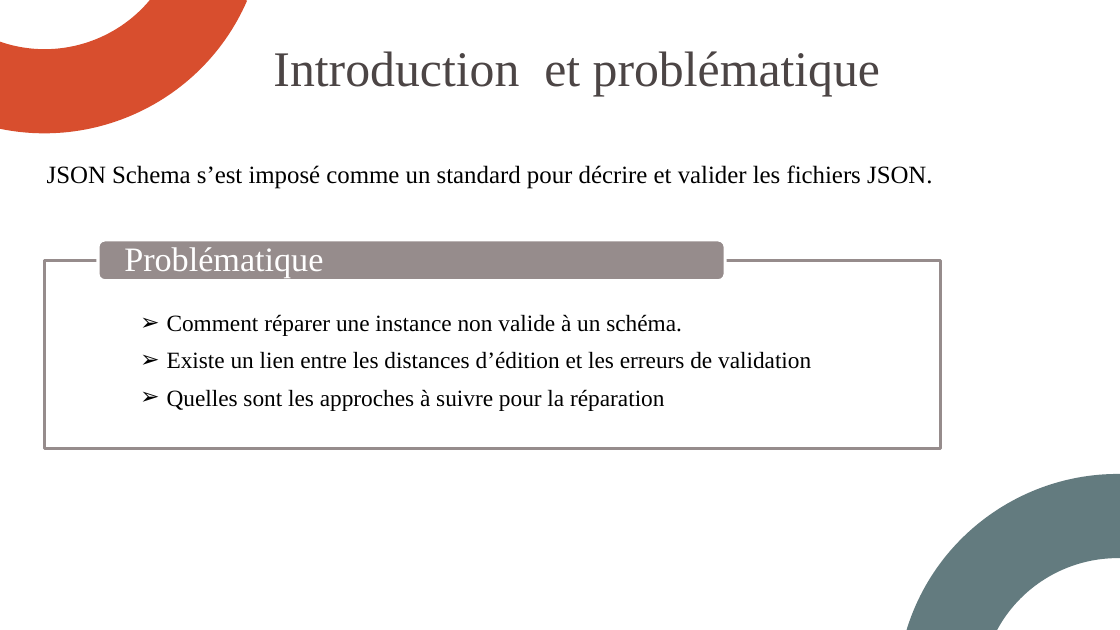
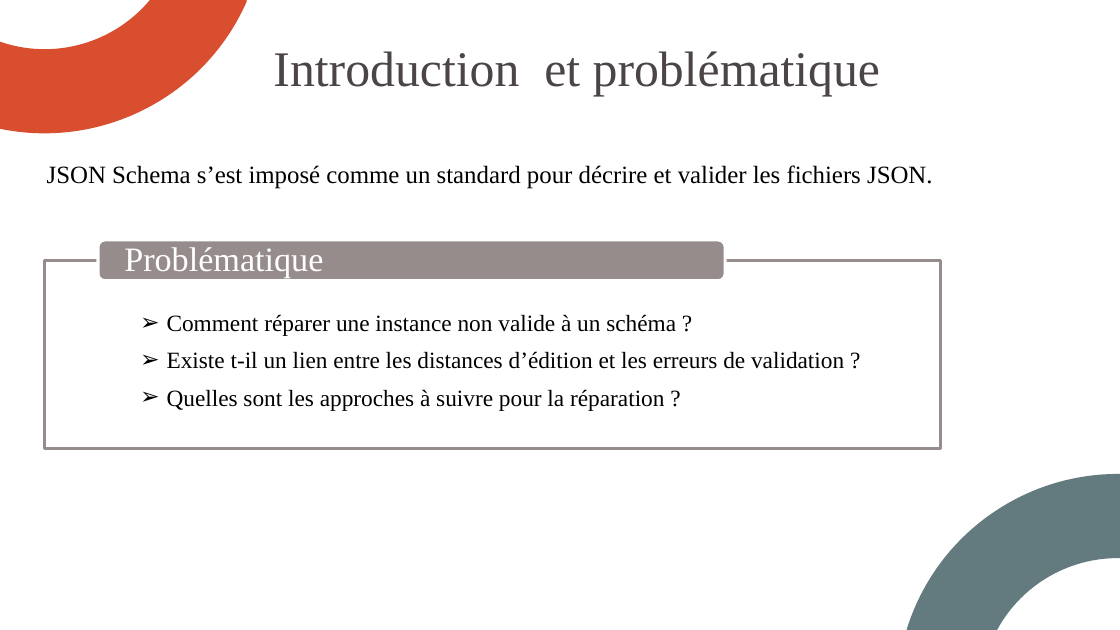
Before and after one commit to Yanis540/PSTL-M1, a slide deck: slide 4 of rapport/Présentation_Finale.pptx. Drawn at 1120x630 pixels with LibreOffice and Linux fonts; fonts in the diff are those of the drawing. Boxes give left, top, right and bottom in pixels: in the first picture for what was removed or moved away, otherwise in the second. Text is boxed around its words. In the diff, an @@ line names an element or a change of style, - is before the commit and + after.

Commit message:
added stuff

```diff
--- a/rapport/Présentation_Finale.pptx
+++ b/rapport/Présentation_Finale.pptx
@@ text at box(167, 314, 844, 411): text changed @@
-  ➢ Comment réparer une instance non valide à un schéma.
-  ➢ Existe un lien entre les distances d’édition et les erreurs de validation
-  ➢ Quelles sont les approches à suivre pour la réparation
+  ➢ Comment réparer une instance non valide à un schéma ?
+  ➢ Existe t-il un lien entre les distances d’édition et les erreurs de validation ?
+  ➢ Quelles sont les approches à suivre pour la réparation ?
```
Also in this commit, not shown: 2 other slides changed.
